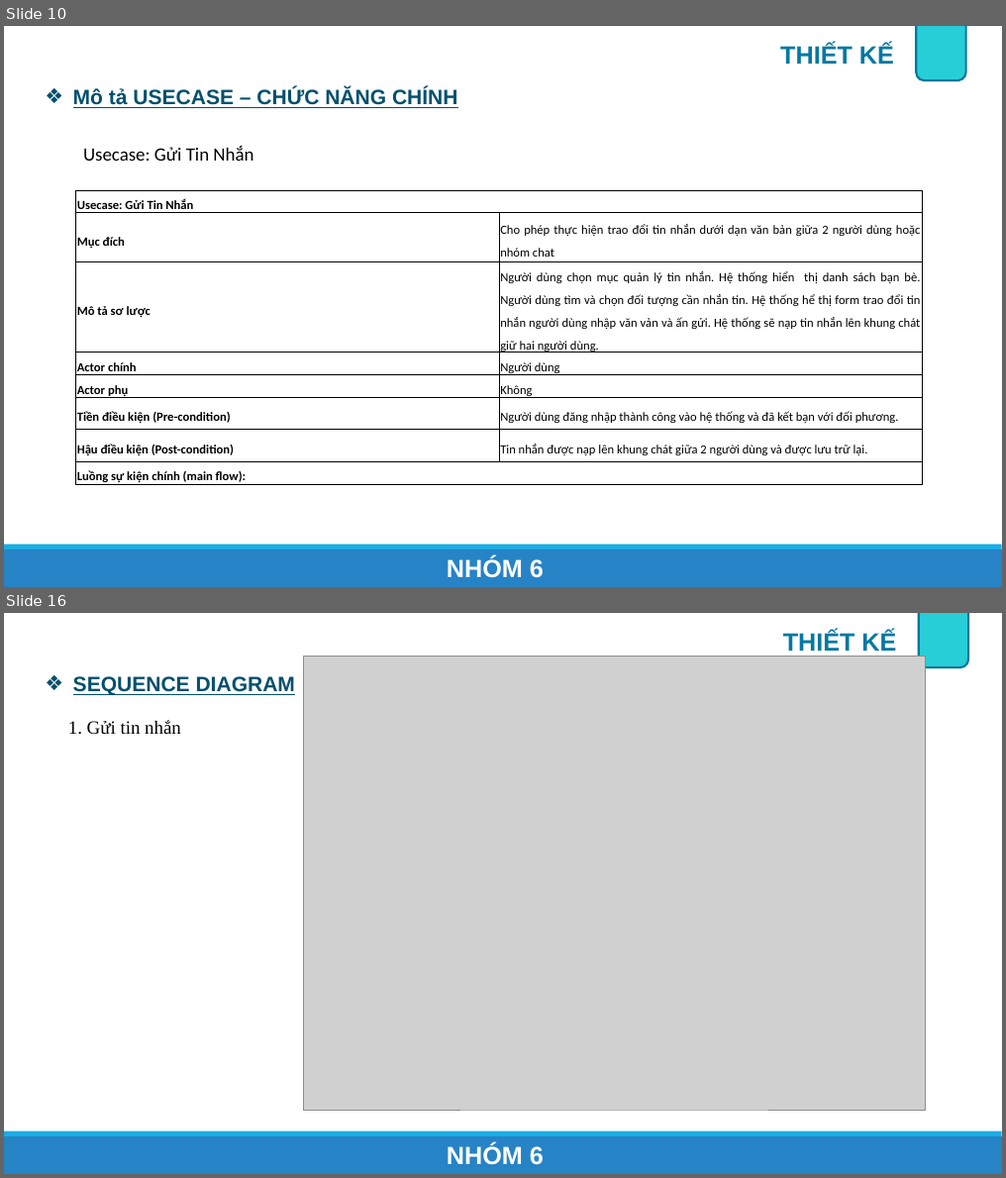
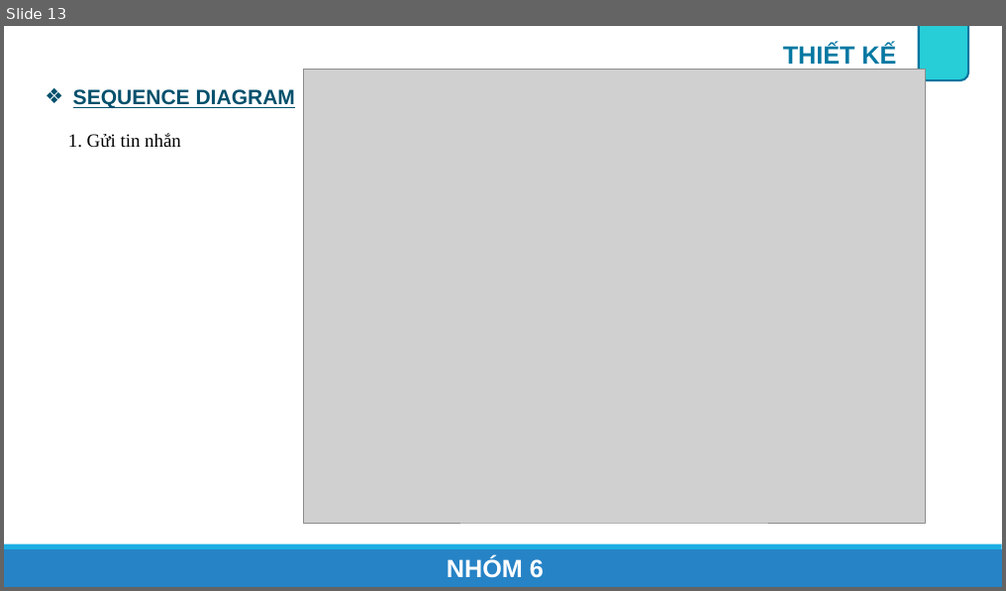
Before and after one commit to onebabyq/ung-dung-quan-li-tin-nhan-congnghemoi, a slide deck: Slide_BaoCao/AppChat_Nhom6.pptx. Shown one above the other, each under a label of ours: slides 10 and 16 before the commit, slide 13 after it; the slides between them are not shown. The pictures are 1006x1178 and 1006x591 pixels, drawn with LibreOffice and Linux fonts; fonts in the diff are those of the drawing; grey boxes stand for pictures. Boxes give left, top, right and bottom in pixels: in the first picture for what was removed or moved away, otherwise in the second. Text is boxed around its words. In the diff, an @@ line names an element or a change of style, - is before the commit and + after.

```diff
--- a/Slide_BaoCao/AppChat_Nhom6.pptx
+++ b/Slide_BaoCao/AppChat_Nhom6.pptx
@@ slide 10 removed at box(4, 26, 1002, 587), background #FFFFFF; not listed: 2 template elements that a slide beside it also shows @@
@@ text removed at box(780, 44, 894, 64) @@
-THIẾT KẾ
@@ rounded rectangle removed at box(917, 26, 966, 80) @@
@@ text removed at box(73, 88, 458, 108) @@
-❖ Mô tả USECASE – CHỨC NĂNG CHÍNH
@@ text removed at box(83, 146, 253, 161) @@
-Usecase: Gửi Tin Nhắn
@@ table removed at box(76, 190, 922, 486), 8 rows, 2 columns @@
-Usecase: Gửi Tin Nhắn | 
-Mục đích | Cho phép thực hiện trao đổi tin nhắn dưới dạn văn bản giữa 2 người dùng hoặc nhóm chat
-Mô tả sơ lược | Người dùng chọn mục quản lý tin nhắn. Hệ thống hiển thị danh sách bạn bè. Người dùng tìm và chọn đối tượng cần nhắn tin. Hệ thống hể thị form trao đổi tin nhắn người dùng nhập văn vản và ấn gửi. Hệ thống sẽ nạp tin nhắn lên khung chát giữ hai người dùng.
-Actor chính | Người dùng
-Actor phụ | Không
-Tiền điều kiện (Pre-condition) | Người dùng đăng nhập thành công vào hệ thống và đã kết bạn với đối phương.
-Hậu điều kiện (Post-condition) | Tin nhắn được nạp lên khung chát giữa 2 người dùng và được lưu trữ lại.
-Luồng sự kiện chính (main flow): | 
@@ text removed at box(447, 558, 544, 578) @@
-NHÓM 6
@@ what was slide 16 is now slide 13 @@
```
Also in this commit, not shown: 8 slides changed, 2 slides added, 2 other slides removed.
